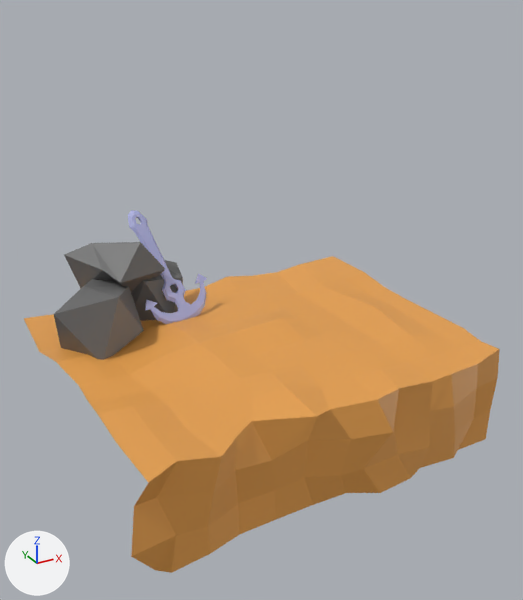
The FBX model Assets/Models/foreground.fbx as it was, and as the next commit left it.
Before and after are seen from a 50 mm camera at (-0.509, -0.932, 0.502) aimed at (0.008, 0.008, 0.031). Every picture has the same lights, and +X, +Y and +Z are marked at lower left. Where no turn or scale is listed for an object, it has been applied to the vertices.

Objects in the first picture: 'Anchor', 'Rock', 'Rock.002', 'Rock.003', 'SandGround'.
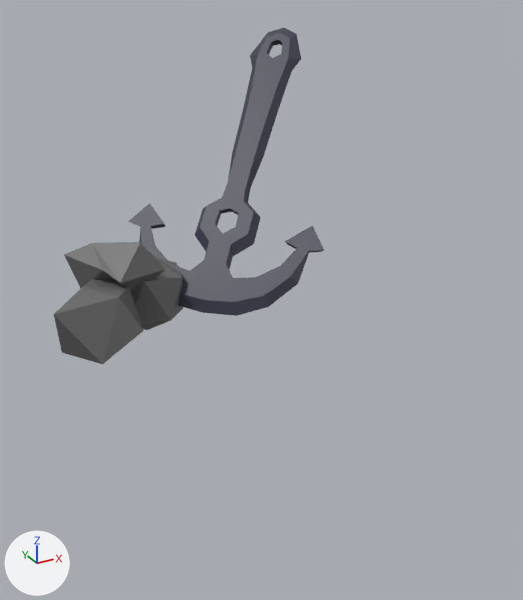
Where the change shows, as pixel boxes [x1, y1, x2, y2] in the pictures (523 x 600 px):
'SandGround', deleted: before [24, 256, 500, 573]
'Anchor', recoloured, moved, turned, rescaled: before [128, 210, 207, 324]; after [129, 28, 324, 316]

The change, as a diff of the scene's bpy script:
```diff
--- a/Assets/Models/foreground.fbx.py
+++ b/Assets/Models/foreground.fbx.py
@@ mat_anchor @@
 mat_anchor = principled_material('anchor')
-mat_anchor.base_color = (0.443, 0.47, 0.8)  # blue #b2b6e7
+mat_anchor.base_color = (0.0459, 0.0483, 0.0776)  # dark blue #3c3e4f
@@ ob_anchor @@
 ob_anchor = bpy.data.objects.new('Anchor', me_cube_020)
-ob_anchor.location = (-0.077, 0.109, -0.02)
-ob_anchor.rotation_euler = (-0.567, -0.161, 0.242)  # degrees (-32, -9.2, 14)
-ob_anchor.scale = (0.031, 0.031, 0.031)
+ob_anchor.location = (-0.044, 0.12, 0.0)
+ob_anchor.rotation_euler = (-0.728, 0.0332, -0.839)  # degrees (-42, 1.9, -48)
+ob_anchor.scale = (0.0871, 0.0871, 0.0871)
@@ ob_sandground @@
-ob_sandground = bpy.data.objects.new('SandGround', me_plane_011)
-ob_sandground.location = (-0.001, 0.009, -0.024)
```
